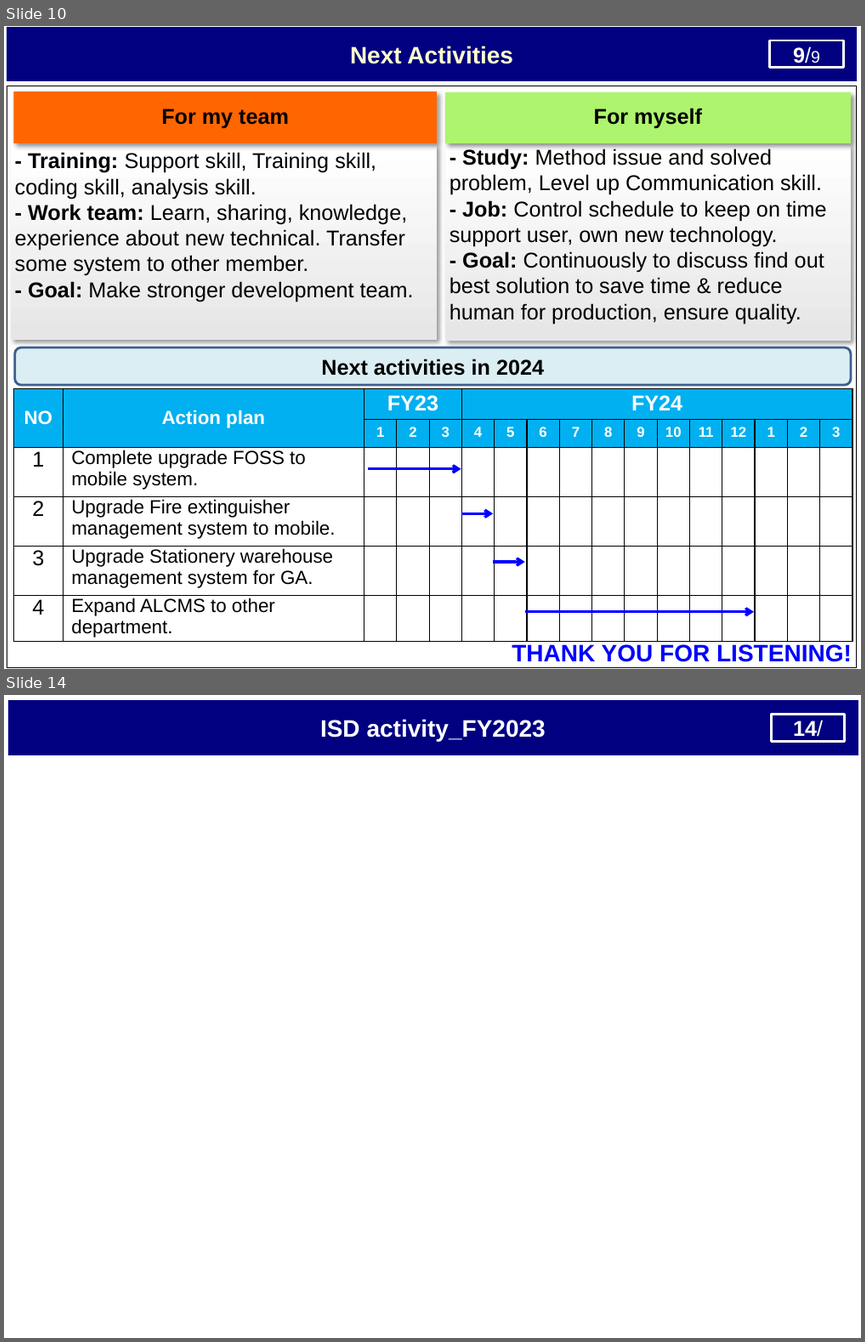
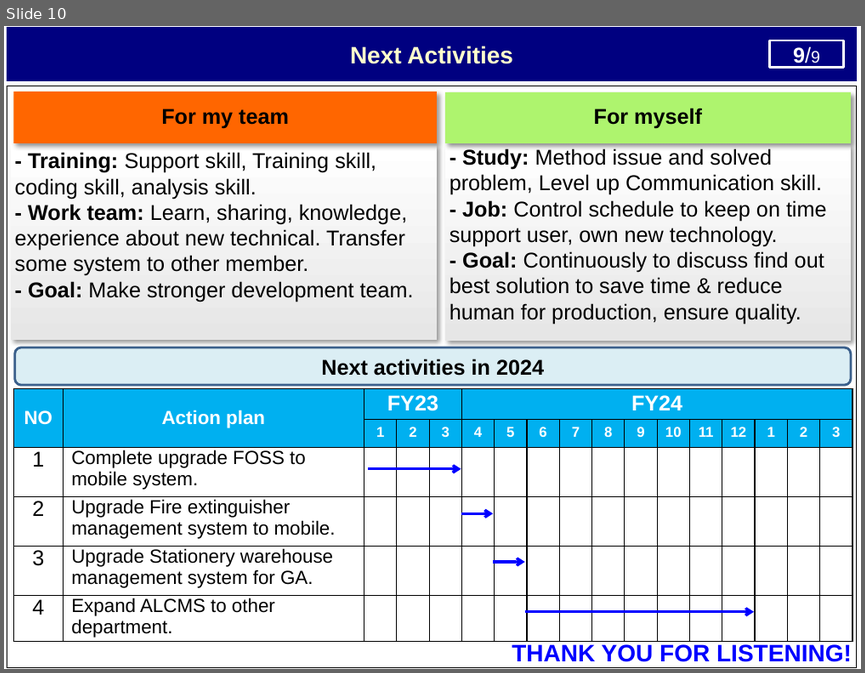
Before and after one commit to thietbicongnghevietnam/ReportPSNV, a slide deck: Report_Nguyen Nhu Minh.pptx. Shown one above the other, each under a label of ours: slides 10 and 14 before the commit, slide 10 after it; the slides between them are not shown. The pictures are 865x1342 and 865x673 pixels, drawn with LibreOffice and Linux fonts; fonts in the diff are those of the drawing. Boxes give left, top, right and bottom in pixels: in the first picture for what was removed or moved away, otherwise in the second. Text is boxed around its words. In the diff, an @@ line names an element or a change of style, - is before the commit and + after.

```diff
--- a/Report_Nguyen Nhu Minh.pptx
+++ b/Report_Nguyen Nhu Minh.pptx
@@ slide 14 removed at box(4, 695, 861, 1338), background #FFFFFF @@
@@ rectangle removed at box(8, 701, 857, 755) @@
-ISD activity_FY2023
@@ rectangle removed at box(771, 714, 845, 741) @@
-14/
```
Also in this commit, not shown: 3 slides changed, 1 other file.
